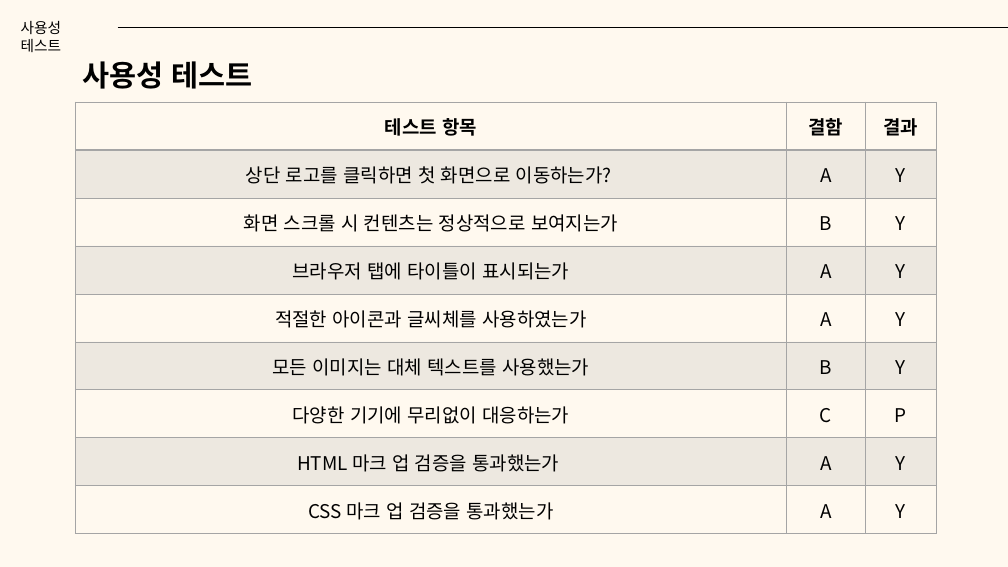
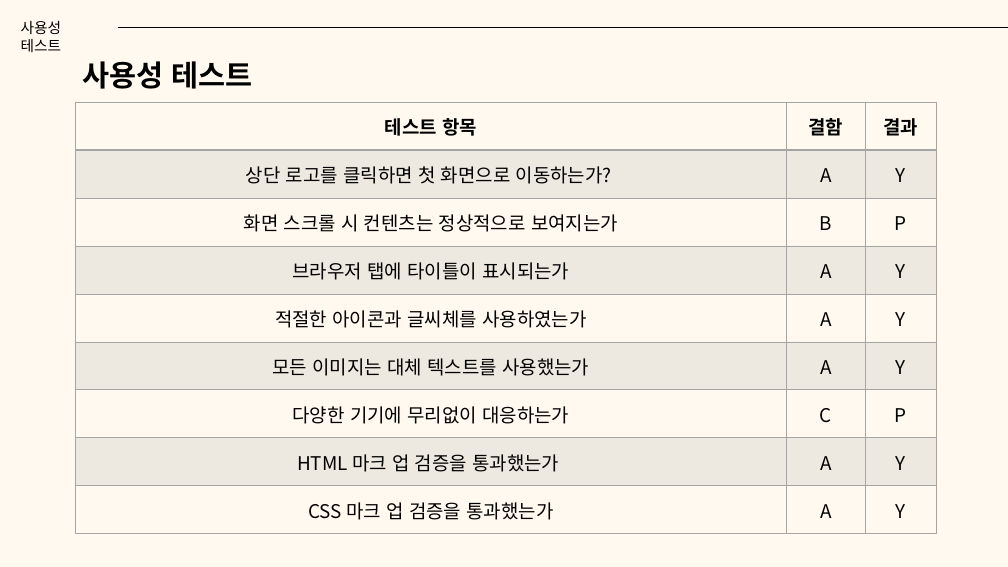
Before and after one commit to hm073/dustmqdyd, a slide deck: slide 17 of 평가/08/완.pptx. Drawn at 1008x567 pixels with LibreOffice and Linux fonts; fonts in the diff are those of the drawing. Boxes give left, top, right and bottom in pixels: in the first picture for what was removed or moved away, otherwise in the second. Text is boxed around its words. In the diff, an @@ line names an element or a change of style, - is before the commit and + after.

```diff
--- a/평가/08/완.pptx
+++ b/평가/08/완.pptx
@@ table at (x1=76, y1=102, x2=937, y2=534) @@
-row 3, column 3: Y
+row 3, column 3: P
-row 6, column 2: B
+row 6, column 2: A
```
Also in this commit, not shown: 1 other slide changed, 16 other files.
